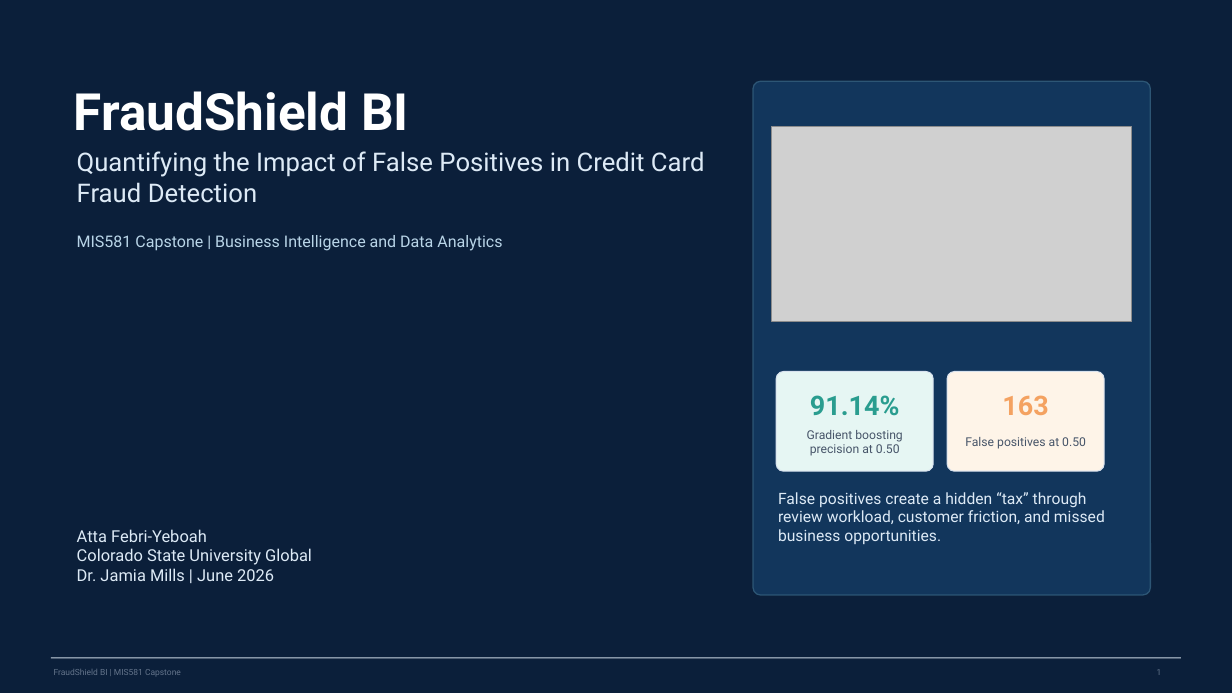
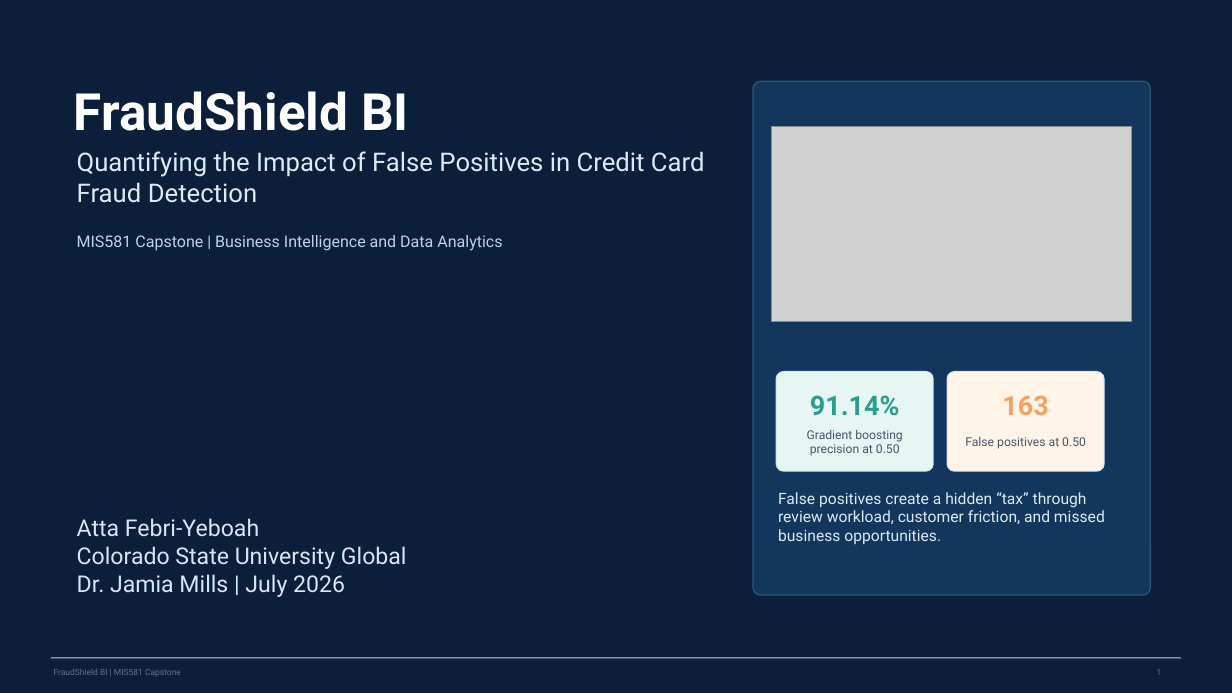
Before and after one commit to kaymerc/fraudshield-bi-false-positive-tax, a slide deck: slide 1 of presentation/FraudShield_BI_Module_8_Presentation.pptx. Drawn at 1232x693 pixels with LibreOffice and Linux fonts; fonts in the diff are those of the drawing; grey boxes stand for pictures. Boxes give left, top, right and bottom in pixels: in the first picture for what was removed or moved away, otherwise in the second. Text is boxed around its words. In the diff, an @@ line names an element or a change of style, - is before the commit and + after.

```diff
--- a/presentation/FraudShield_BI_Module_8_Presentation.pptx
+++ b/presentation/FraudShield_BI_Module_8_Presentation.pptx
@@ text at [77, 518, 407, 569]: size 12.8 to 18 pt, text colour #DDEAF6 to #D7E6F5 in "Atta Febri-Yeboah", "Colorado State University Global" @@
@@ text at [77, 574, 345, 597]: text changed; size 12.8 to 18 pt; text colour #DDEAF6 to #D7E6F5 @@
-Dr. Jamia Mills | June 2026
+Dr. Jamia Mills | July 2026
```
Also in this commit, not shown: 2 other slides changed, 2 other files.
